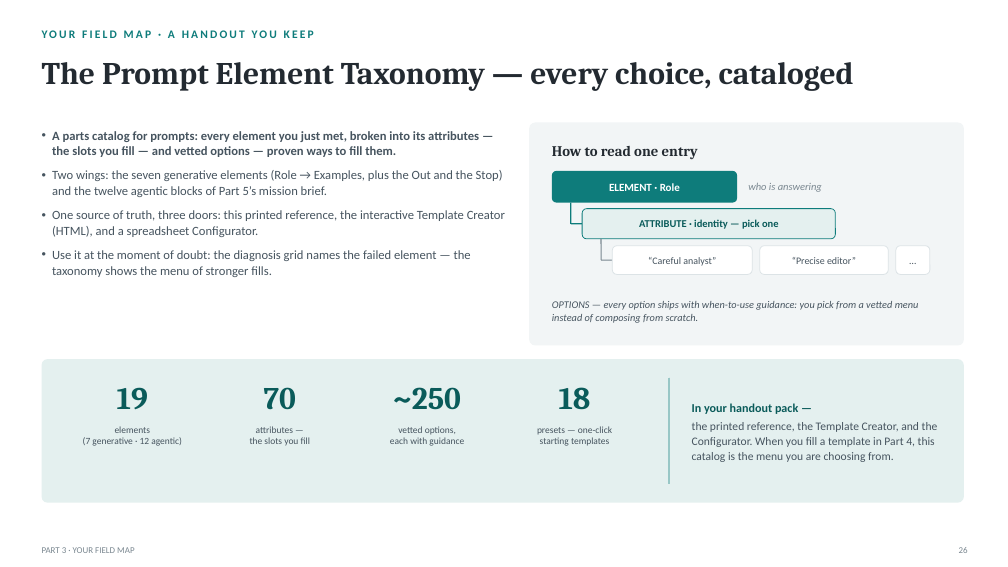
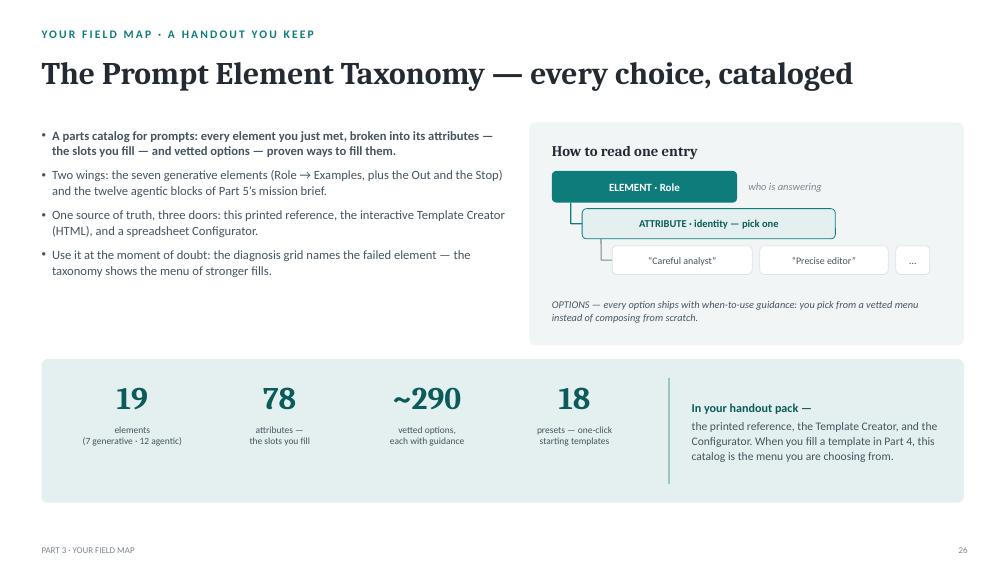
Before and after one commit to naviero1/Claude-Works, a slide deck: slide 26 of ai-training-prompt-engineering/deliverables/From_Prompts_to_Agents_Training.pptx. Drawn at 1008x567 pixels with LibreOffice and Linux fonts; fonts in the diff are those of the drawing. Boxes give left, top, right and bottom in pixels: in the first picture for what was removed or moved away, otherwise in the second. Text is boxed around its words. In the diff, an @@ line names an element or a change of style, - is before the commit and + after.

```diff
--- a/ai-training-prompt-engineering/deliverables/From_Prompts_to_Agents_Training.pptx
+++ b/ai-training-prompt-engineering/deliverables/From_Prompts_to_Agents_Training.pptx
@@ text at [263, 387, 296, 410]: text changed @@
-70
+78
@@ text at [393, 387, 461, 410]: text changed @@
-~250
+~290
```
Also in this commit, not shown: 5 other files.
